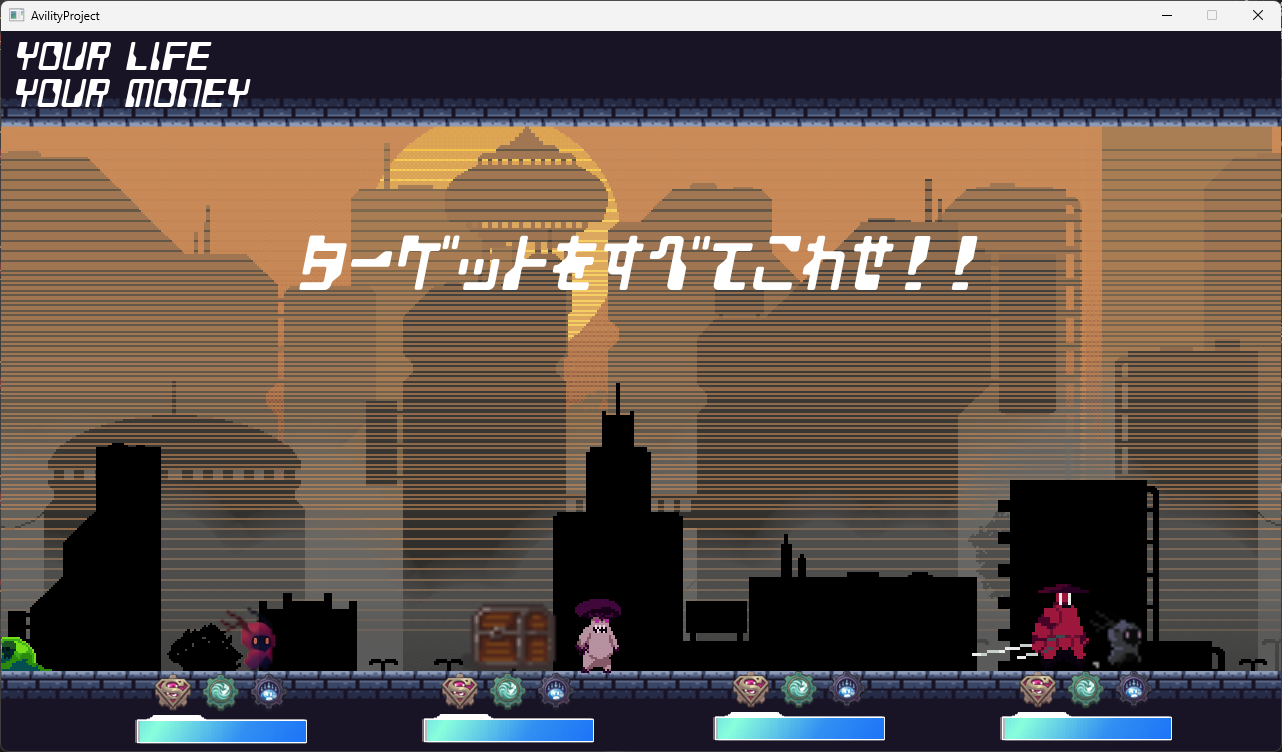
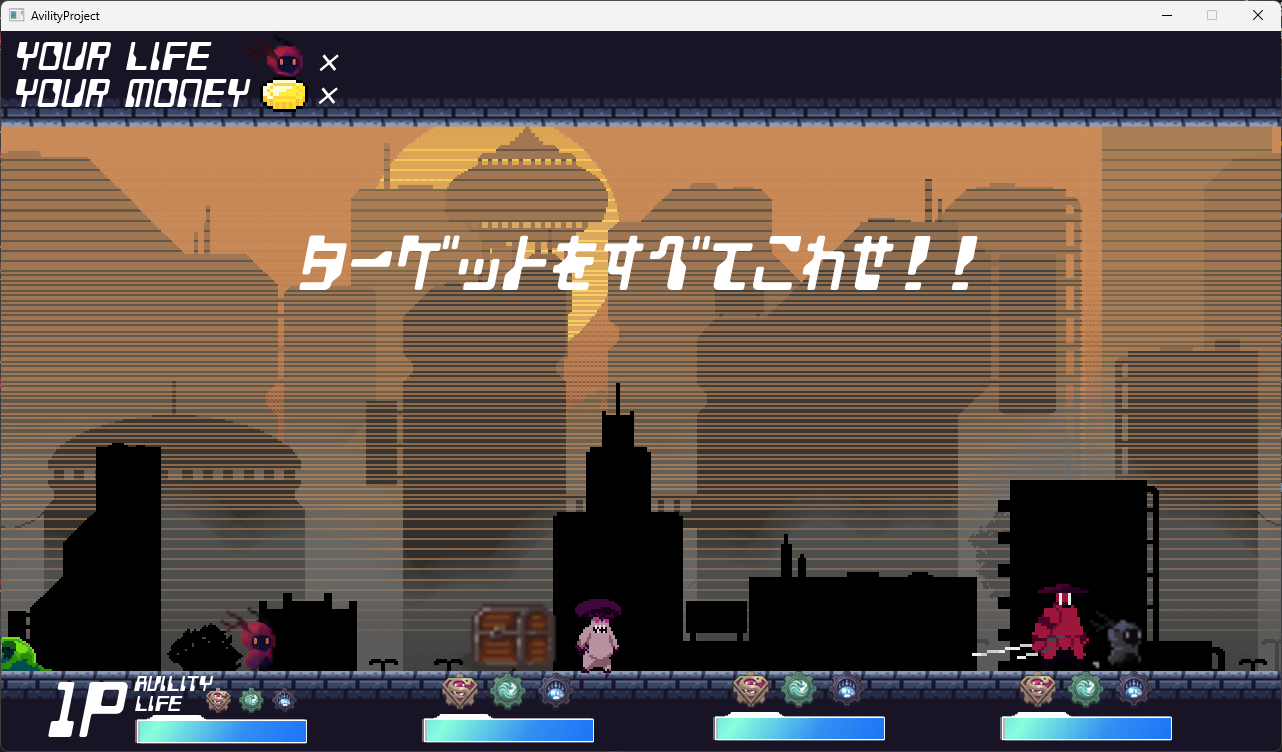
Layered file, before and after one edit (1282 × 752). Changes by layer:
painted on "AvilityItems.png" over [154, 673, 298, 714]
added layer "1P" above "レイヤー" over [48, 682, 128, 737]
added layer "AVILITY" above "LIFE" over [134, 676, 214, 691]
added layer "LIFE" above "HpGage.png" over [135, 696, 183, 711]
added layer "× #1" above "×" over [318, 87, 338, 105]
added layer "×" above "Player1.png" over [319, 54, 339, 72]
added layer "Player1.png" above "images.png" over [245, 33, 304, 77]
added layer "images.png" above "YOUR MONEY" over [260, 77, 308, 112]
